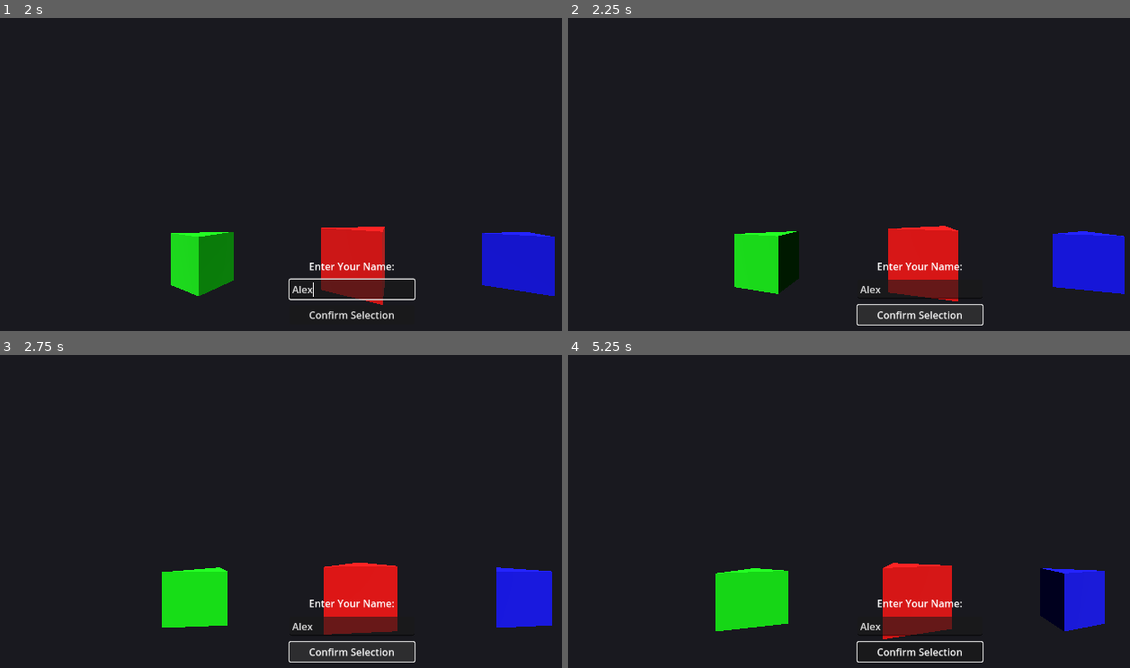
Above: before the commit, frames 1-4 (two rows, left to right).
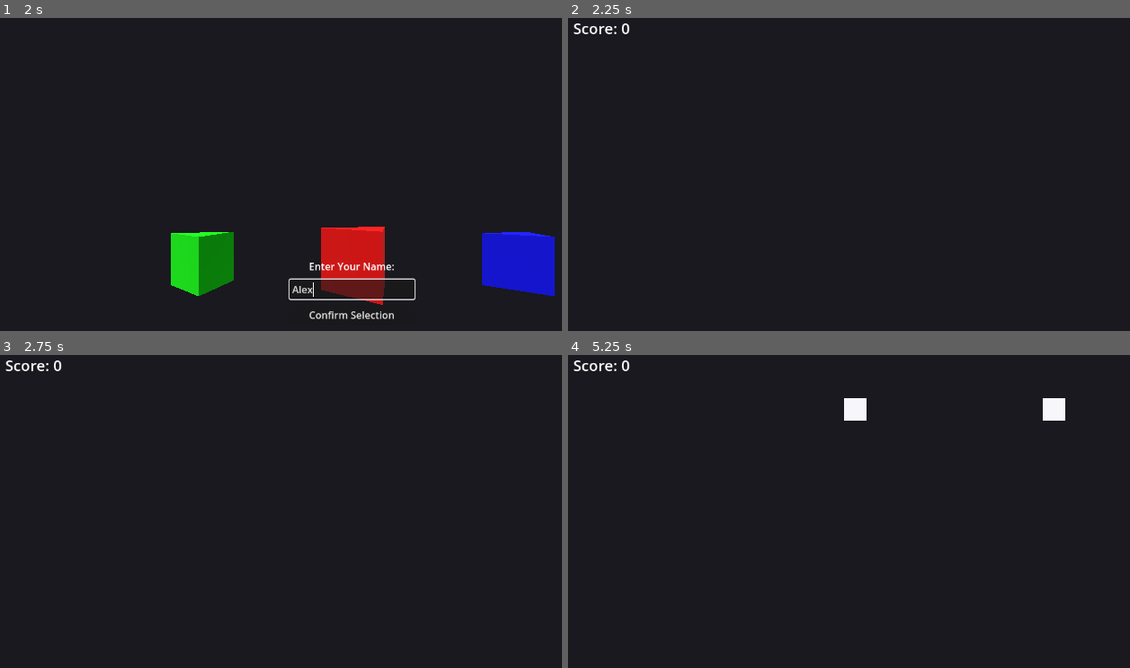
Above: after the commit, the same moments.

Repository: pedromirbr/Shootemup
Game: Godot game, scene res://MainMenu.tscn
Same seed, same stepped clock (60 frames per second), same inputs: the game is played once before the commit and once after it.
Inputs (mouse positions are in pixels of both pictures, inside the frame that each line leads up to):
- Up to frame 1 (2 s): click "Start" at 0.5 s; click (354, 290) at 1.27 s; type "Alex" at 1.35 s
- Up to frame 2 (2.25 s): click "Confirm Selection" at 2 s
- Up to frame 3 (2.75 s): no input
- Up to frame 4 (5.25 s): click (922, 652) at 2.75 s, where only the run before the commit has a clickable "Confirm Selection"; tap Enter (ui_accept) at 3.5, 3.77, 4.52 s; move the mouse to (1079, 524) at 3.52 s; hold Right (ui_right) 3.53-4.28 s; click (1079, 524) at 3.67 s; move the mouse to (775, 564) at 4.27 s; hold Down (ui_down) 4.28-5.03 s; move the mouse to (989, 455) at 5.02 s; hold Right (ui_right) from 5.03 s (still down)

Frame 1 is identical in both runs. In frame 2, 8.0% of the frame differs, in the area x 0-100%, y 1-99%; in frame 3, 7.6%; in frame 4, 8.5%, in the area x 0-96%, y 1-99%.
Error before the commit: Invalid call. Nonexistent function 'empty' in base 'String'. (res://ShipSelection.gd:17)
Error after the commit: Parse Error: Could not preload resource file "res://Explosion.tscn". (res://Enemy.gd:8)

Commit message:
Fix(ShipSelection): Use is_empty() instead of empty()
The `empty()` method does not exist for the String class in GDScript, which was causing a crash.

This commit replaces the incorrect method call `player_name_input.empty()` with the correct method `player_name_input.is_empty()` to correctly check if the player's name is empty.

Diff:
--- a/ShipSelection.gd
+++ b/ShipSelection.gd
@@ -14,7 +14,7 @@
 		return
 
 	var player_name_input = $UI/VBoxContainer/LineEdit.text
-	if not player_name_input.empty():
+	if not player_name_input.is_empty():
 		PlayerData.player_name = player_name_input
 
 	PlayerData.selected_ship = selected_ship_node.name
